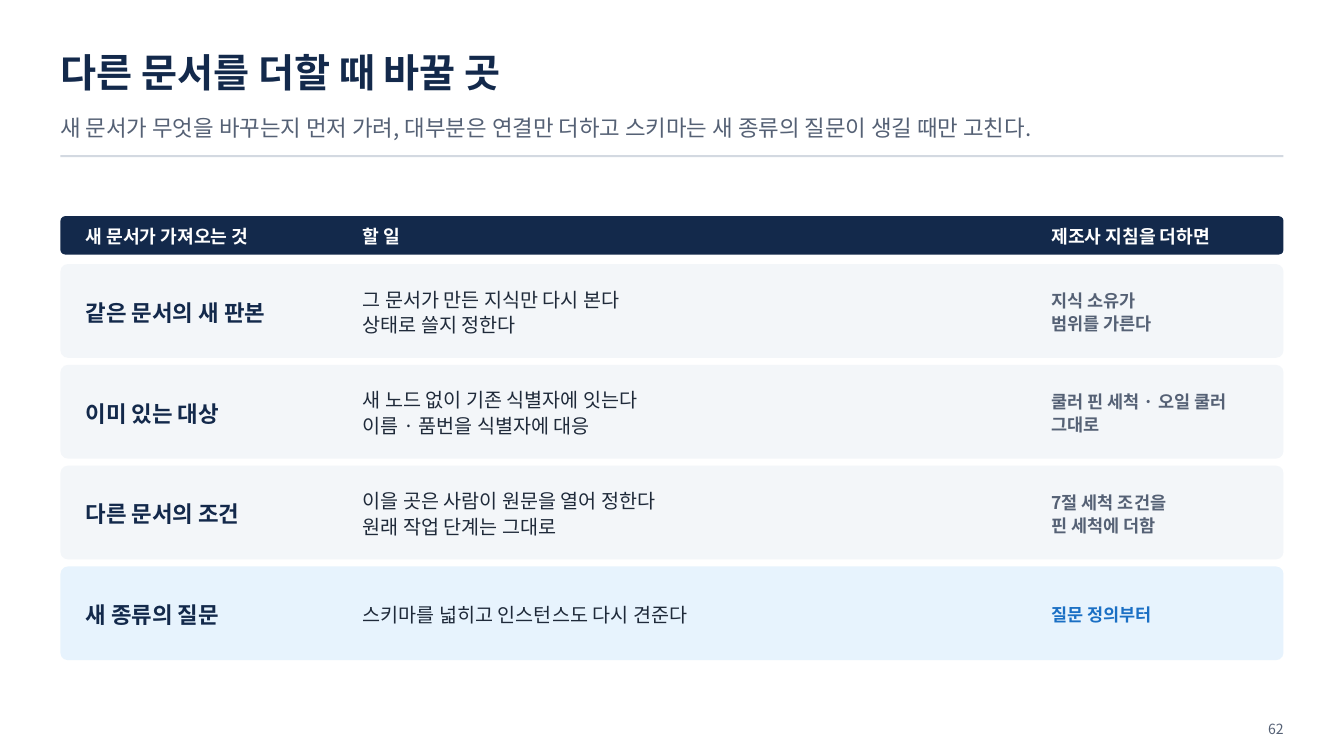
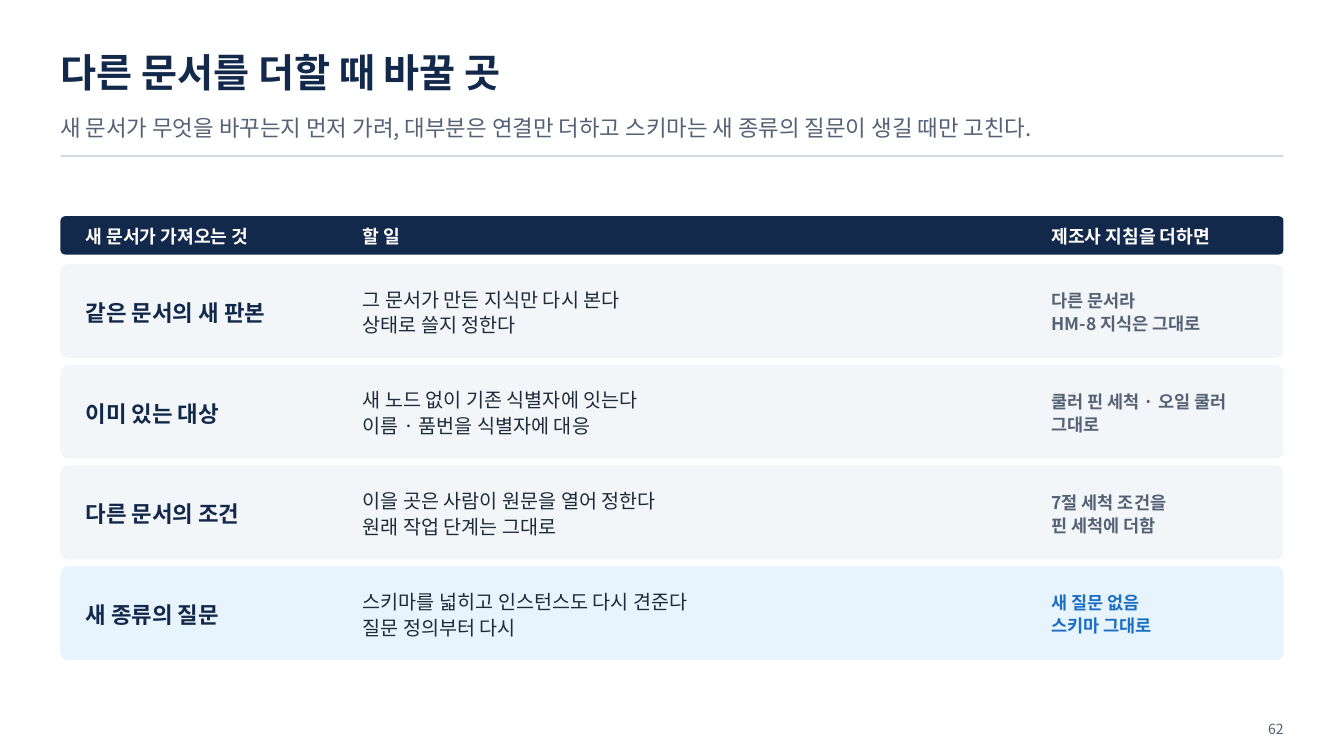
Before and after one commit to uengine-oss/hyd-iot-edu, a slide deck: slide 62 of workspace/강의제작/산출물/실전반/이론/03회차/실전반_03일차.pptx. Drawn at 1344x756 pixels with LibreOffice and Linux fonts; fonts in the diff are those of the drawing. Boxes give left, top, right and bottom in pixels: in the first picture for what was removed or moved away, otherwise in the second. Text is boxed around its words. In the diff, an @@ line names an element or a change of style, - is before the commit and + after.

Commit message:
실전반 3회차 덱 79장 닫음 — U8(Wrap-up · 복습 · 용어, 통합 4회차 02편 원본)과 U9(퀴즈 · 정답) 독립 검토 지적(8 · 3건) 고침 · 과정 용어 장부: 통합 4회차 줄의 옛 「진행 중」 13곳 지움, 「나누는 단위」 처음 장 42장, 실전 3회차 새 이름 셋(샘플 인스턴스 적재 · 본격 문서 인제스천, 조치 검토 결과, 작업 확인 카드) · 남은일에 실전 37 · 38행 미충족

```diff
--- a/workspace/강의제작/산출물/실전반/이론/03회차/실전반_03일차.pptx
+++ b/workspace/강의제작/산출물/실전반/이론/03회차/실전반_03일차.pptx
@@ text at [1051,292,1201,332]: text changed @@
-지식 소유가
-범위를 가른다
+다른 문서라
+HM-8 지식은 그대로
@@ text at [1051,594,1152,634]: text changed @@
-질문 정의부터
+새 질문 없음
+스키마 그대로
@@ text at [363,618,516,637]: paragraph added @@
+질문 정의부터 다시
```
Also in this commit, not shown: 9 other slides changed, 5 other files.
